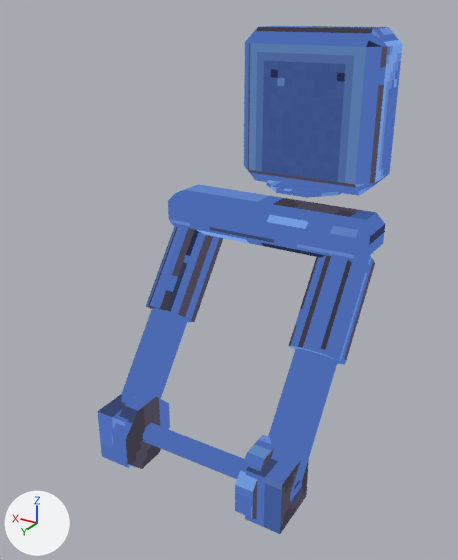
The glTF model art/out/stab2.glb as it was, and as the next commit left it.
One viewpoint serves both versions: a 50 mm camera at (-0.717, 1.403, 0.408) aimed at (0.021, 0.173, -0.207). Every picture has the same lights, and +X, +Y and +Z are marked at lower left. The picture after the commit comes second. Vertices at exactly the same position are counted once.

The first picture shows 'stab2_body', 'stab2_crown', 'stab2_fork'.
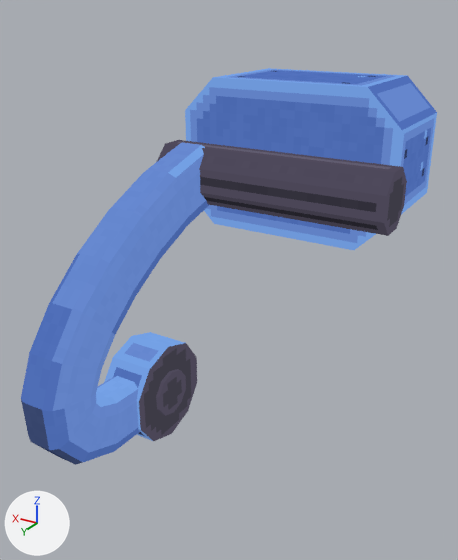
The edits, one by one:
me_stab2_body is used by ob_stab2_body; location (0.0, 0.0, 0.0).
me_stab2_body had 40 vertices, 72 faces and spanned x -0.2..0.2, y -0.373..-0.12, z -0.06..0.36.
me_stab2_body now has 16 vertices, 28 faces and spans x -0.3..0.3, y -0.373..-0.06, z -0.16..0.24.
me_stab2_body part 1: the whole mesh is rebuilt.
Mesh me_stab2_arm is new.
It has 188 vertices, 342 faces and spans x -0.32..0.305, y -0.074..0.644, z -0.677..0.08.
It uses material mat_stab2.
Object 'stab2_crown' (ob_stab2_crown) is deleted.
Object 'stab2_fork' (ob_stab2_fork) is deleted.
Object 'stab2_arm' (ob_stab2_arm) is new; it shows me_stab2_arm.
Its location is (0.0, 0.0, 0.0).

Changed parts and their boxes [x1, y1, x2, y2] in the pictures (458 x 560 px):
'stab2_arm', added
    after: [21, 140, 407, 465]
'stab2_body', reshaped (58% wider)
    before: [244, 26, 403, 198]
    after: [185, 68, 437, 250]
'stab2_crown', deleted (blue)
    before: [146, 184, 385, 365]
'stab2_fork', deleted (blue)
    before: [97, 308, 337, 534]
